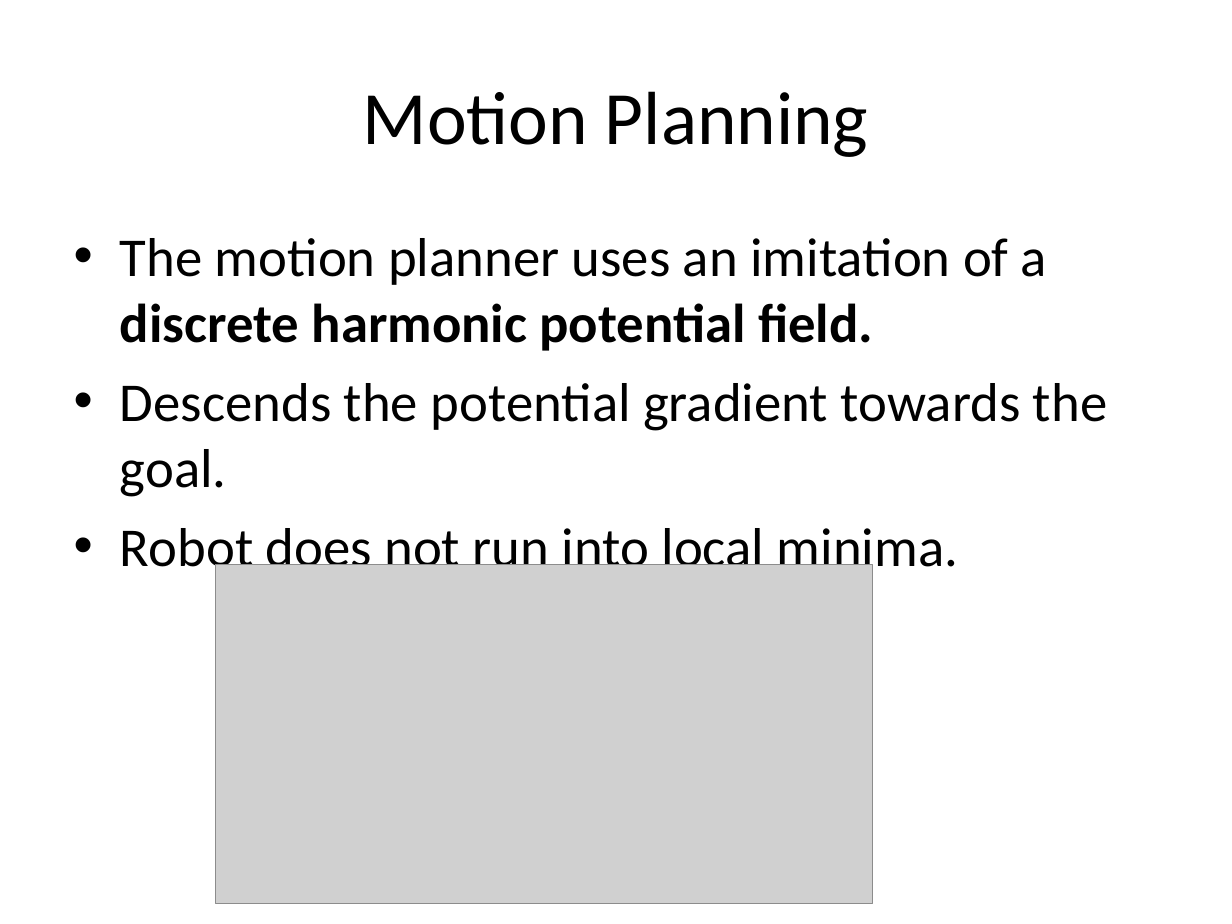
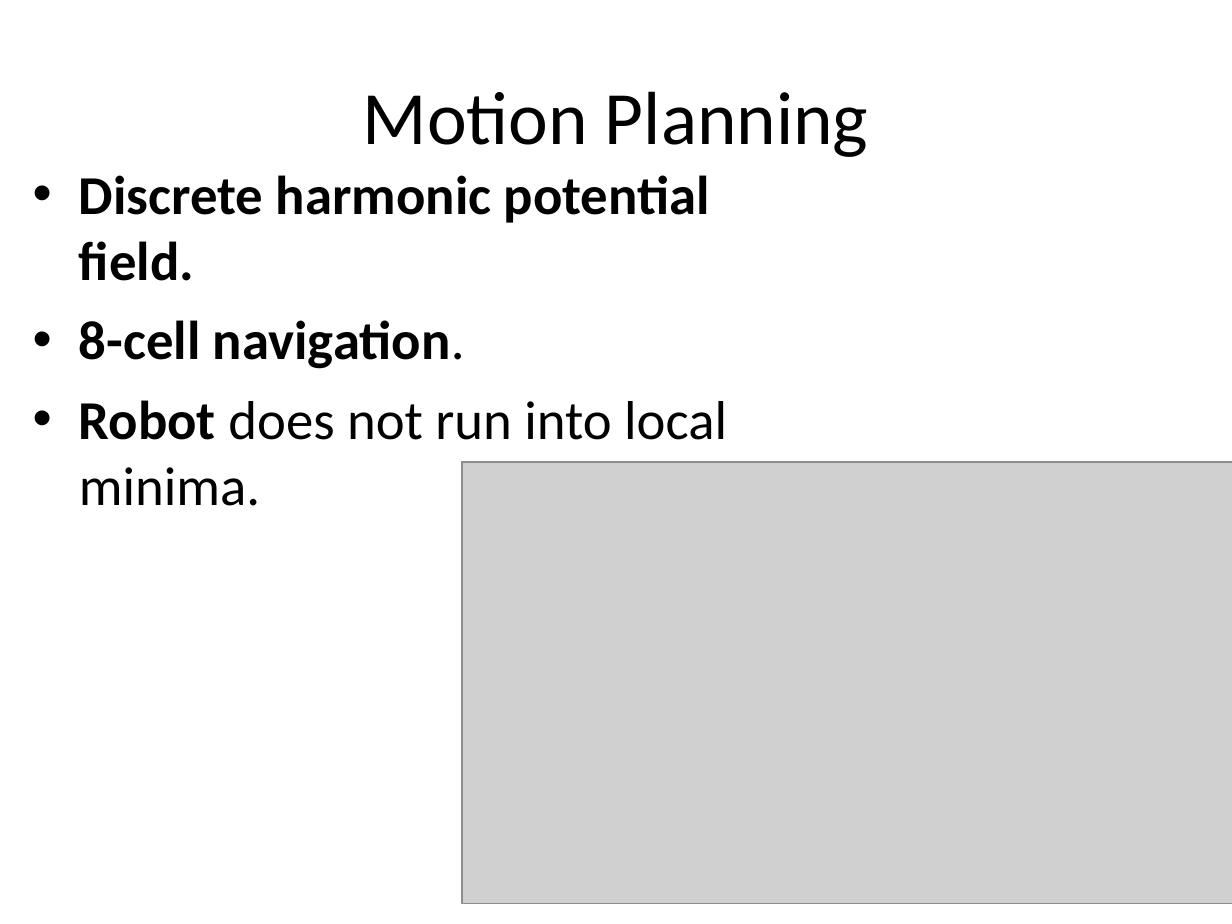
Before and after one commit to nforrester/6.141_labs, a slide deck: slide 6 of Other/Lab6/Lab 6.ppt. Drawn at 1232x924 pixels with LibreOffice and Linux fonts; fonts in the diff are those of the drawing; grey boxes stand for pictures. Boxes give left, top, right and bottom in pixels: in the first picture for what was removed or moved away, otherwise in the second. Text is boxed around its words. In the diff, an @@ line names an element or a change of style, - is before the commit and + after.

```diff
--- a/Other/Lab6/Lab 6.ppt
+++ b/Other/Lab6/Lab 6.ppt
@@ text "Discrete harmonic potential field.": place and size @@
-text "Discrete harmonic potential field." at <box>120,238,1107,579</box>
+text "Discrete harmonic potential field." at <box>79,175,727,506</box>
@@ text at <box>79,175,710,369</box>: text changed; bold on @@
-• The motion planner uses an imitation of a discrete harmonic potential field.
-• Descends the potential gradient towards the goal.
+• Discrete harmonic potential field.
+• 8-cell navigation.
@@ text at <box>79,400,727,506</box>: bold on in "Robot" @@
@@ picture: place and size @@
-picture at <box>216,564,872,903</box>
+picture at <box>462,462,1232,903</box>
```
Also in this commit, not shown: 4 other slides changed.
